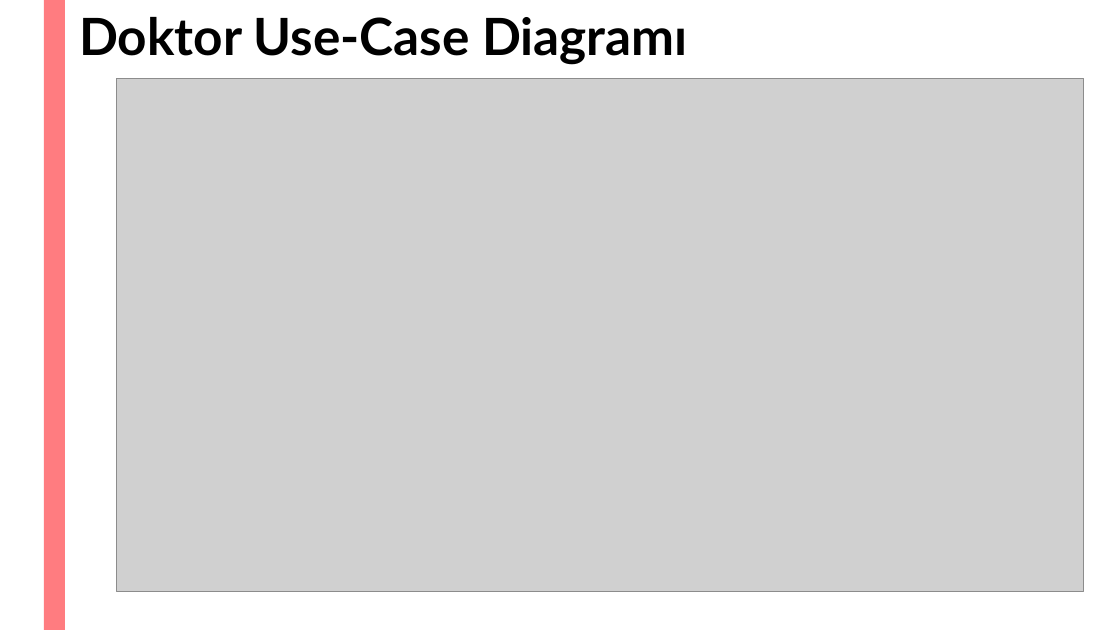
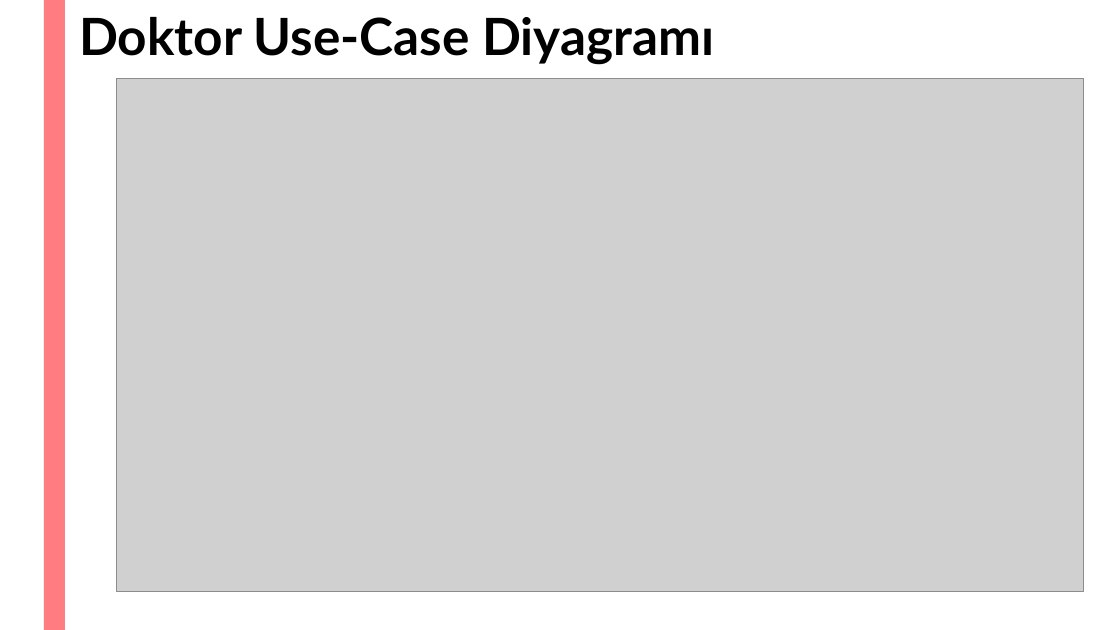
Before and after one commit to turanemircan/HospitalManagementSystem, a slide deck: slide 12 of HospitalManagementSystemSunum.pptx. Drawn at 1120x630 pixels with LibreOffice and Linux fonts; fonts in the diff are those of the drawing; grey boxes stand for pictures. Boxes give left, top, right and bottom in pixels: in the first picture for what was removed or moved away, otherwise in the second. Text is boxed around its words. In the diff, an @@ line names an element or a change of style, - is before the commit and + after.

```diff
--- a/HospitalManagementSystemSunum.pptx
+++ b/HospitalManagementSystemSunum.pptx
@@ title at (79,17,714,65): text changed @@
-Doktor Use-Case Diagramı
+Doktor Use-Case Diyagramı
```
Also in this commit, not shown: 5 other slides changed, 1 slide added.
